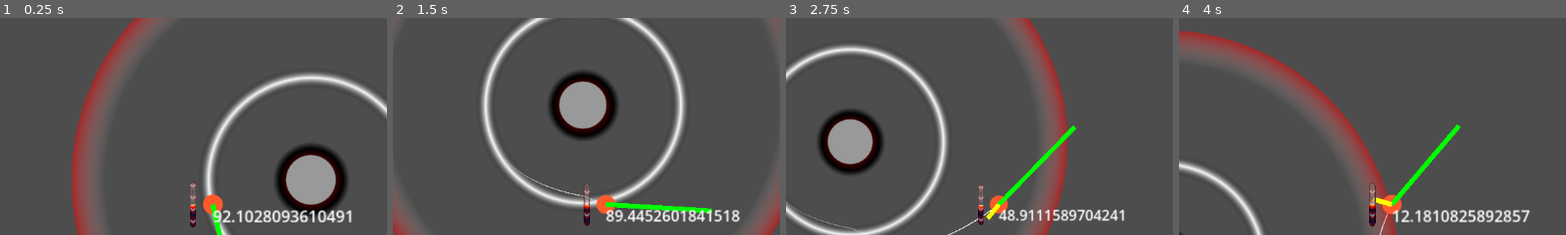
Above: before the commit, frames 1-4 (left to right).
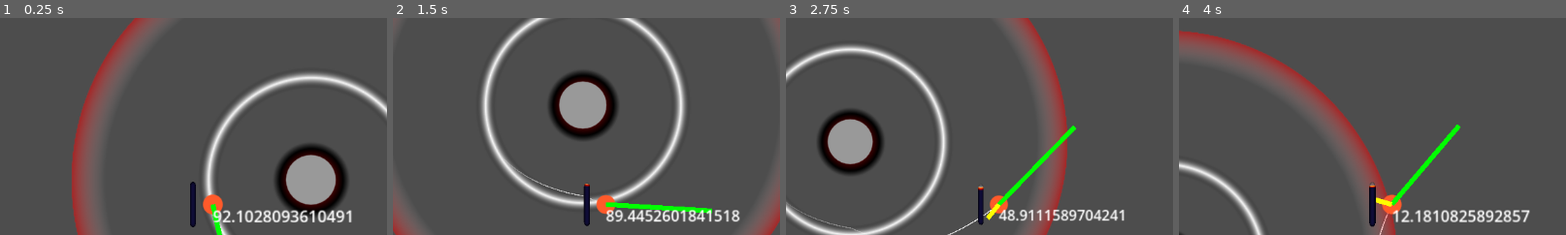
Above: after the commit, the same moments.

Repository: CrankGameDev/StuckInALoopGameJam
Game: Godot game, scene res://scene.tscn
Same seed, same stepped clock (60 frames per second), same inputs: the game is played once before the commit and once after it.
Inputs (mouse positions are % of the whole screen's width and height, from its top left):
- Up to frame 1 (0.25 s): no input
- Up to frame 2 (1.5 s): tap Enter (ui_accept) at 0.5, 0.77 s; move the mouse to (72, 45) at 0.52 s; press the mouse at (72, 45) at 0.53 s; hold Right (ui_right) 0.53-1.28 s; move the mouse to (30, 55) at 1.27 s; release the mouse at (30, 55) at 1.28 s; hold Down (ui_down) from 1.28 s (still down); click (30, 55) at 1.35 s
- Up to frame 3 (2.75 s): tap Enter (ui_accept) at 1.52 s; move the mouse to (60, 28) at 2.02 s; release Down (ui_down) at 2.03 s; press the mouse at (60, 28) at 2.03 s; hold Right (ui_right) from 2.03 s (still down)
- Up to frame 4 (4 s): move the mouse to (45, 70) at 2.77 s; release Right (ui_right) at 2.78 s; release the mouse at (45, 70) at 2.78 s; hold Up (ui_up) 2.78-3.53 s; click (45, 70) at 2.85 s; tap Enter (ui_accept) at 3.02, 3.77 s; move the mouse to (80, 65) at 3.52 s; press the mouse at (80, 65) at 3.53 s; hold Left (ui_left) from 3.53 s (still down)
The pictures show only the part of the screen within x 23-72%, y 7-57%; the shares and areas given below are measured in that part.

The runs differ from the first frame. In frame 1, 0.3% of the frame differs, in the area x 49-51%, y 75-96%; in frame 2, 0.3%; in frame 3, 0.2%; in frame 4, 0.3%.

Commit message:
new: Added basic fuel functionality (purely visual)

Diff:
--- a/character_body_2d.gd
+++ b/character_body_2d.gd
@@ -1,5 +1,4 @@
 extends CharacterBody2D
-
 
 const SPEED = 30.0
 const JUMP_VELOCITY = -20.0
@@ -8,6 +7,9 @@
 var y_vel : float = 0
 
 var DEBUG : float = 0
+
+@onready var fuel_component: FuelComponent = $FuelComponent
+
 
 func _ready() -> void:
 	set_motion_mode(CharacterBody2D.MOTION_MODE_FLOATING)
@@ -82,6 +84,7 @@
 	#print(point)
 	if Input.is_action_pressed("click"):
 		velocity += 50*point*delta
+		fuel_component.amount -= delta * 5.0
 		$LineThrust.points[1] = -point*20
 	else:
 		$LineThrust.points[1] = Vector2.ZERO
--- /dev/null
+++ b/fuel_component.gd
@@ -0,0 +1,28 @@
+@tool
+class_name FuelComponent
+extends Node
+
+signal amount_changed(new_amount: float)
+signal capacity_changed(new_capacity: float)
+
+@export var amount: float = 100.0 : set = set_amount
+@export var capacity: float = 100.0 : set = set_capacity
+
+
+func set_amount(value: float) -> void:
+	var last_amount: float = amount
+	amount = clampf(value, 0.0, capacity)
+	if amount != last_amount:
+		amount_changed.emit(amount)
+
+
+func set_capacity(value: float) -> void:
+	var last_capacity: float = capacity
+	capacity = maxf(value, 0.0)
+	if last_capacity != capacity:
+		capacity_changed.emit()
+	amount = minf(amount, capacity)
+
+
+func get_ratio() -> float:
+	return amount / capacity
--- /dev/null
+++ b/fuel_gauge.gd
@@ -0,0 +1,27 @@
+extends Panel
+
+@export var fuel_component: FuelComponent
+
+var _last_ratio: float
+
+
+func _ready() -> void:
+	fuel_component.amount_changed.connect(_update.unbind(1))
+	fuel_component.capacity_changed.connect(_update.unbind(1))
+	_last_ratio = fuel_component.get_ratio()
+
+
+func _process(delta: float) -> void:
+	var burn_effect: float = material.get_shader_parameter(&"wave_burn_effect")
+	if burn_effect > 0.0:
+		material.set_shader_parameter(&"wave_burn_effect", maxf(0.0, burn_effect - delta / 2.0))
+
+
+func _update() -> void:
+	var ratio: float = fuel_component.get_ratio()
+	material.set_shader_parameter(&"value", ratio)
+	var diff: float = _last_ratio - ratio
+	if diff > 0.0:
+		var burn_effect: float = material.get_shader_parameter(&"wave_burn_effect")
+		material.set_shader_parameter(&"wave_burn_effect", clampf(0.0, burn_effect + diff * 15.0, 1.25))
+	_last_ratio = ratio
--- a/scene.tscn
+++ b/scene.tscn
@@ -1,9 +1,11 @@
-[gd_scene load_steps=12 format=3 uid="uid://bg4f1c0nabtl5"]
+[gd_scene load_steps=14 format=3 uid="uid://bg4f1c0nabtl5"]
 
 [ext_resource type="Script" path="res://scene.gd" id="1_4y4tq"]
 [ext_resource type="PackedScene" uid="uid://oaieqr0t3vh5" path="res://planet.tscn" id="1_l6ocb"]
 [ext_resource type="Script" path="res://character_body_2d.gd" id="2_ywwuq"]
+[ext_resource type="Script" path="res://fuel_component.gd" id="4_rb1nm"]
 [ext_resource type="Shader" uid="uid://cyuvemrocgfa8" path="res://fuel_gauge.visualshader.tres" id="4_w8gs4"]
+[ext_resource type="Script" path="res://fuel_gauge.gd" id="5_tcowk"]
 
 [sub_resource type="Curve" id="Curve_n3dqp"]
 min_value = 0.5
@@ -26,20 +28,21 @@
 [sub_resource type="CircleShape2D" id="CircleShape2D_ytg76"]
 
 [sub_resource type="ShaderMaterial" id="ShaderMaterial_i2m2h"]
+resource_local_to_scene = true
 shader = ExtResource("4_w8gs4")
 shader_parameter/vertical_alignment = true
 shader_parameter/arrow_width = 12.0
 shader_parameter/arrow_ratio = 0.5
 shader_parameter/arrow_speed = 2.0
 shader_parameter/arrow_spacing = -0.05
-shader_parameter/value = 0.5
+shader_parameter/value = 1.0
 shader_parameter/wave_width = 1.0
 shader_parameter/wave_speed_factor = 12.0
 shader_parameter/wave_edge_offset = 0.015
 shader_parameter/wave_factor = 0.013
-shader_parameter/wave_burn_effect = 0.25
+shader_parameter/wave_burn_effect = 0.0
 shader_parameter/meter_shape = 5.0
-shader_parameter/arrow_visibility = 0.5
+shader_parameter/arrow_visibility = 0.0
 
 [sub_resource type="StyleBoxFlat" id="StyleBoxFlat_v40hl"]
 bg_color = Color(1, 1, 1, 1)
@@ -70,6 +73,9 @@
 position = Vector2(153, 226)
 script = ExtResource("2_ywwuq")
 
+[node name="FuelComponent" type="Node" parent="CharacterBody2D"]
+script = ExtResource("4_rb1nm")
+
 [node name="Panel" type="Panel" parent="CharacterBody2D"]
 offset_left = -10.0
 offset_top = -10.0
@@ -99,7 +105,7 @@
 top_level = true
 position = Vector2(153, 226)
 
-[node name="FuelGauge" type="Panel" parent="CharacterBody2D/UIComponents"]
+[node name="FuelGauge" type="Panel" parent="CharacterBody2D/UIComponents" node_paths=PackedStringArray("fuel_component")]
 texture_filter = 1
 material = SubResource("ShaderMaterial_i2m2h")
 anchors_preset = 6
@@ -114,6 +120,8 @@
 grow_horizontal = 0
 grow_vertical = 2
 theme_override_styles/panel = SubResource("StyleBoxFlat_v40hl")
+script = ExtResource("5_tcowk")
+fuel_component = NodePath("../../FuelComponent")
 
 [node name="RemotePosition" type="RemoteTransform2D" parent="CharacterBody2D"]
 remote_path = NodePath("../UIComponents")
